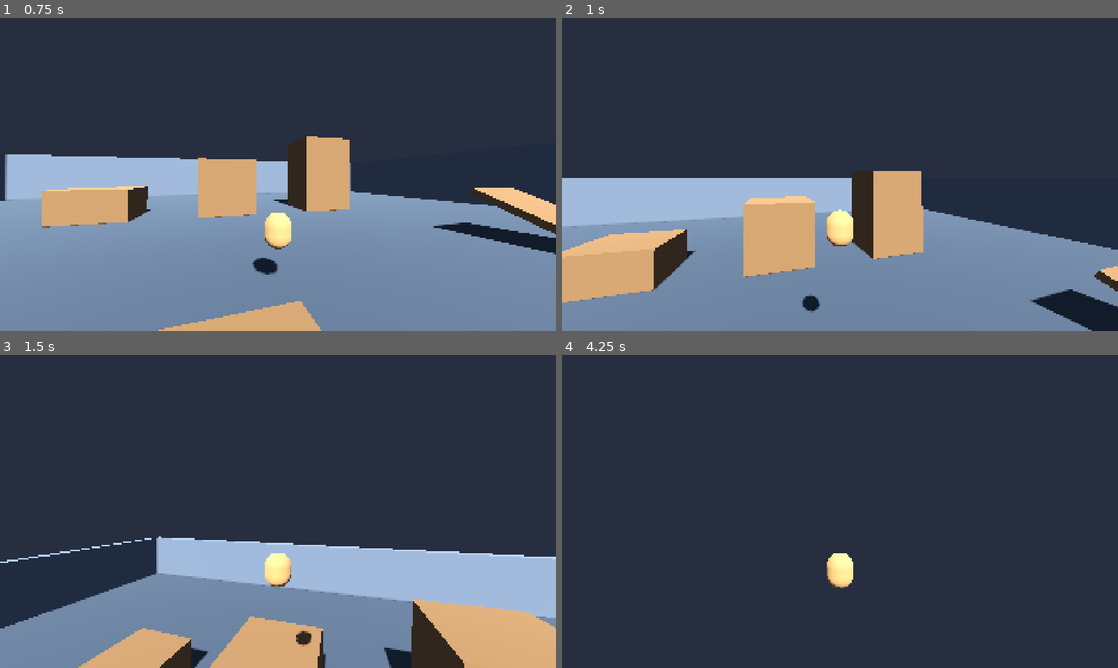
Above: before the commit, frames 1-4 (two rows, left to right).
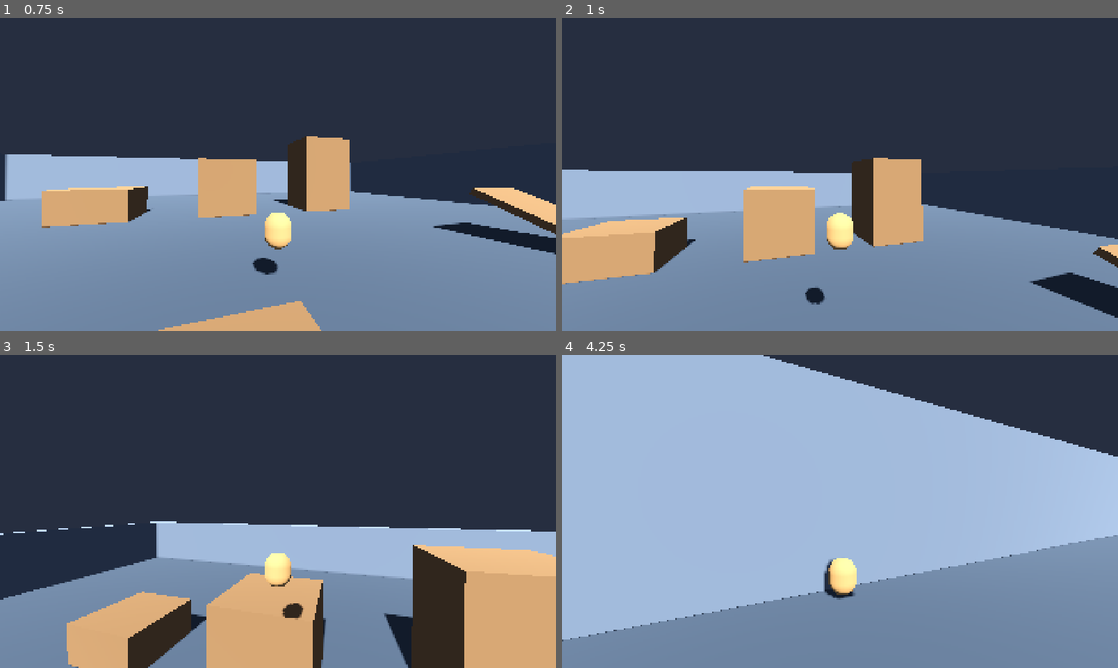
Above: after the commit, the same moments.

Repository: eldritch-dream/floaty_dog_knight
Game: Godot game, scene res://scenes/world/test_room.tscn
Same seed, same stepped clock (60 frames per second), same inputs: the game is played once before the commit and once after it.
Inputs (mouse positions are in pixels of both pictures, inside the frame that each line leads up to):
- Up to frame 1 (0.75 s): tap Enter at 0.5 s; move the mouse to (305, 174) at 0.52 s; hold W (move_forward) from 0.53 s (still down); tap Space (jump) at 0.6 s; click (305, 174) at 0.67 s
- Up to frame 2 (1 s): keep holding W (move_forward); tap Space (jump) at 0.77 s
- Up to frame 3 (1.5 s): keep holding W (move_forward); tap Space (jump) at 1.07 s; move the mouse to (250, 511) at 1.27 s; tap Shift (dash) at 1.35 s
- Up to frame 4 (4.25 s): keep holding W (move_forward); tap Space (jump) at 1.52, 1.55, 1.82, 2.3, 3.02, 3.05, 3.32, 3.6, 3.77, 4.07 s; move the mouse to (851, 505) at 2.02 s; tap Alt at 2.1 s; move the mouse to (834, 517) at 2.77 s; tap Ctrl at 2.85 s; click (834, 517) at 2.92 s; move the mouse to (878, 514) at 3.52 s

Frame 1 is identical in both runs. In frame 2, 9.7% of the frame differs, in the area x 0-100%, y 44-100%; in frame 3, 23%; in frame 4, 89%, in the area x 0-100%, y 0-100%.

Commit message:
Weaker double jump (10.0 vs 14.5) — leaves room for upgrade items
- Added air_jump_velocity to GameConfig (10.0, ~69% of ground jump)
- Jump enter() detects air vs ground and uses appropriate velocity
- Air jump in Jump state also uses air_jump_velocity
- Angel Wings / upgrade items can boost air_jump_velocity later

Diff:
--- a/resources/config/default_config.tres
+++ b/resources/config/default_config.tres
@@ -11,6 +11,7 @@
 air_friction = 0.98
 float_drag = 0.93
 max_air_jumps = 1
+air_jump_velocity = 10.0
 dash_speed = 25.0
 dash_duration = 0.2
 dash_cooldown = 0.8
--- a/scripts/player/states/jump.gd
+++ b/scripts/player/states/jump.gd
@@ -3,8 +3,12 @@
 
 
 func enter() -> void:
-	player.velocity.y = config.jump_velocity
-	player.coyote_timer = 0.0  # Used coyote time.
+	# Use weaker air jump velocity if this is a mid-air jump.
+	if player.is_on_floor():
+		player.velocity.y = config.jump_velocity
+	else:
+		player.velocity.y = config.air_jump_velocity
+	player.coyote_timer = 0.0
 	player.jump_buffered = false
 
 
@@ -36,7 +40,7 @@
 	# Air jump (double jump).
 	if Input.is_action_just_pressed("jump") and player.air_jumps_remaining > 0:
 		player.air_jumps_remaining -= 1
-		player.velocity.y = config.jump_velocity
+		player.velocity.y = config.air_jump_velocity
 		# Stay in Jump state with fresh upward velocity.
 		return
 
--- a/scripts/systems/game_config.gd
+++ b/scripts/systems/game_config.gd
@@ -23,6 +23,8 @@
 @export var float_drag: float = 0.93
 ## Number of extra air jumps allowed (1 = double jump, 2 = triple, etc.).
 @export var max_air_jumps: int = 1
+## Upward velocity for air jumps (weaker than ground jump, upgradeable).
+@export var air_jump_velocity: float = 10.0
 
 # ── Dash ─────────────────────────────────────────────────────────────
 @export_group("Dash")
